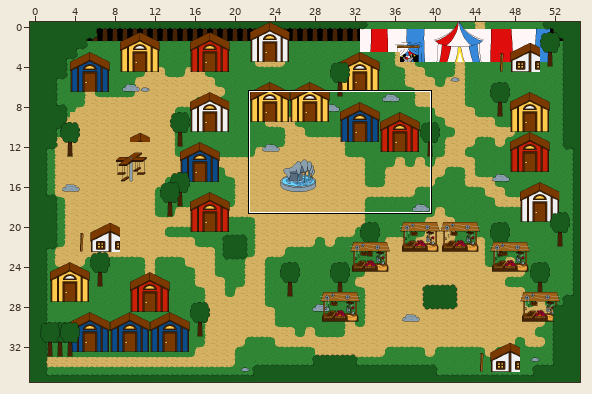
One commit to this Tiled map: TheToyBox_Template/Output/Assets/Maps/map_town.tmx. Above: a wide view before the commit, with the close-up outlined.
Close-up. As it was:
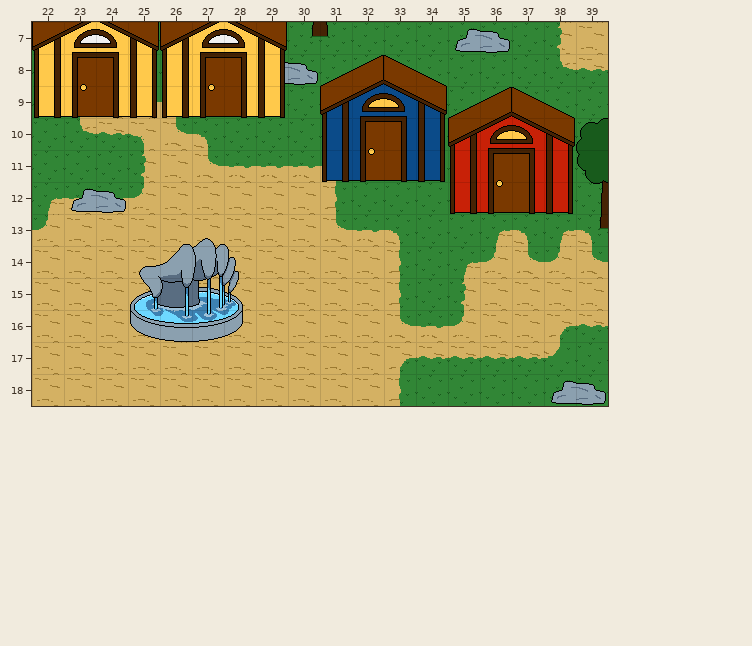
Cells are 32x32 px. Shown: x 22..39, y 7..18. The commit also changed other parts of the map, which this record leaves out. Tiles whose own drawing changed are shown in their newer look in all pictures.
The same view after the edit:
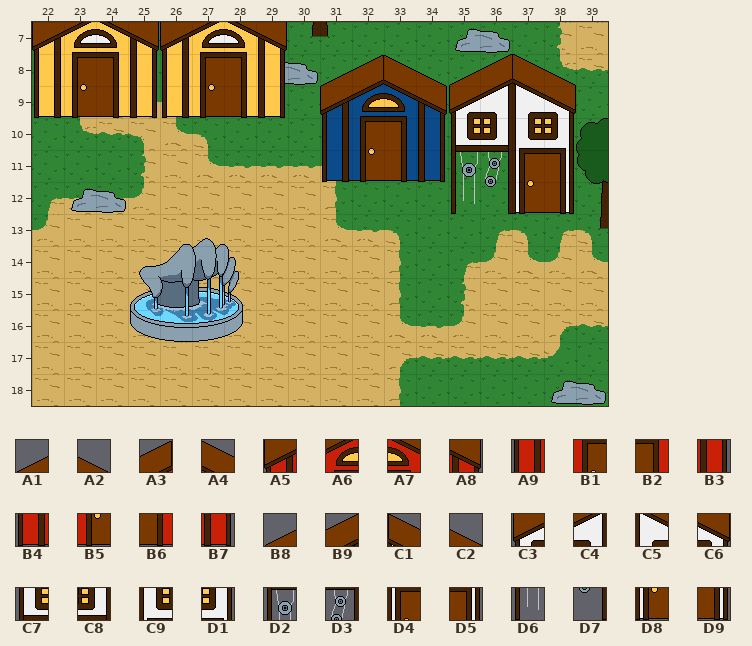
Key: from "MapSpritesheet": A1 4, A2 7, A3 13, A4 14, A5 32, A6 33, A7 34, A8 35, A9 52, B1 53, B2 54, B3 55, B4 72, B5 73, B6 74, B7 75, B8 96, B9 97, C1 98, C2 99, C3 116, C4 117, C5 118, C6 119, C7 136, C8 137, C9 138, D1 139, D2 156, D3 157, D4 158, D5 159, D6 176, D7 177, D8 178, D9 179.
__ is an empty cell.
The edit:
Layer "Houses":
y 8: x 35..38 __ __ __ __ -> B8 B9 C1 C2
y 9: x 35..38 A1 A3 A4 A2 -> C3 C4 C5 C6
y 10: x 35..38 A5 A6 A7 A8 -> C7 C8 C9 D1
y 11: x 35..38 A9 B1 B2 B3 -> D2 D3 D4 D5
y 12: x 35..38 B4 B5 B6 B7 -> D6 D7 D8 D9
